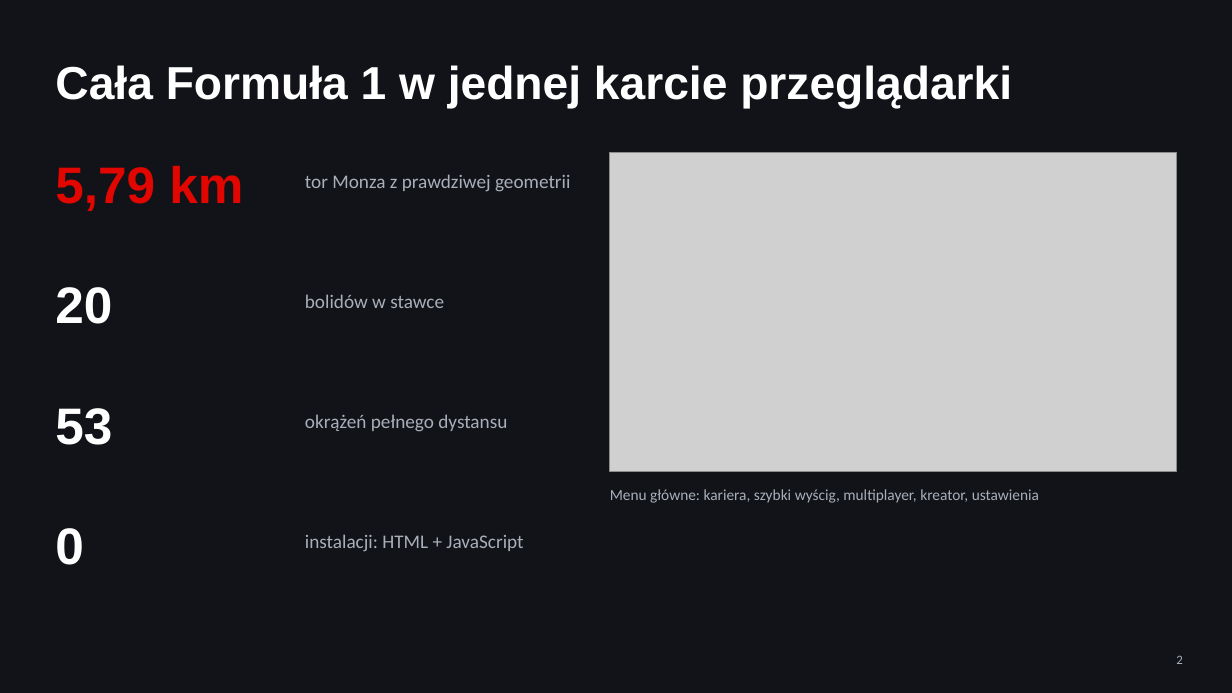
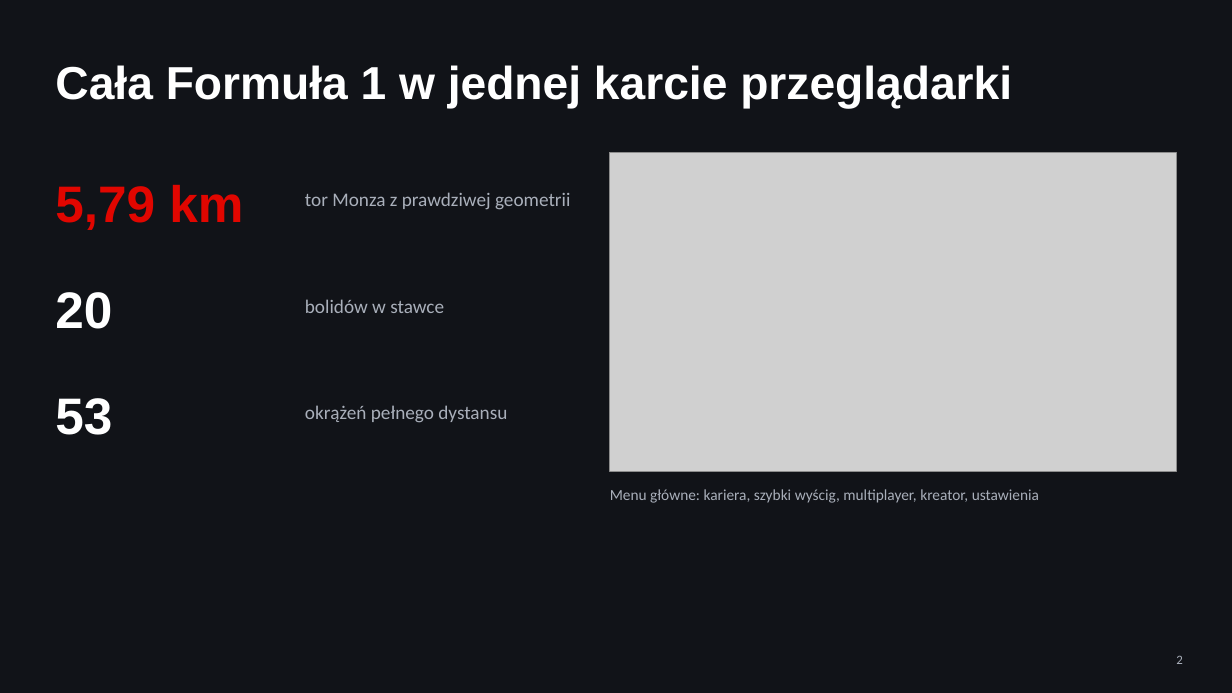
Before and after one commit to danropl/padok-f1, a slide deck: slide 2 of game/docs/WORLD-GP-prezentacja.pptx. Drawn at 1232x693 pixels with LibreOffice and Linux fonts; fonts in the diff are those of the drawing; grey boxes stand for pictures. Boxes give left, top, right and bottom in pixels: in the first picture for what was removed or moved away, otherwise in the second. Text is boxed around its words. In the diff, an @@ line names an element or a change of style, - is before the commit and + after.

```diff
--- a/game/docs/WORLD-GP-prezentacja.pptx
+++ b/game/docs/WORLD-GP-prezentacja.pptx
@@ text "5,79 km": place and size @@
-text "5,79 km" at <box>55,166,243,211</box>
+text "5,79 km" at <box>55,185,243,230</box>
@@ text "tor Monza z prawdziwej geometrii": place and size @@
-text "tor Monza z prawdziwej geometrii" at <box>305,174,570,192</box>
+text "tor Monza z prawdziwej geometrii" at <box>305,192,570,210</box>
@@ text "20": place and size @@
-text "20" at <box>55,287,112,324</box>
+text "20" at <box>55,292,112,329</box>
@@ text "bolidów w stawce": place and size @@
-text "bolidów w stawce" at <box>305,294,444,308</box>
+text "bolidów w stawce" at <box>305,299,444,313</box>
@@ text "53": place and size @@
-text "53" at <box>55,408,112,445</box>
+text "53" at <box>55,398,112,435</box>
@@ text "okrążeń pełnego dystansu": place and size @@
-text "okrążeń pełnego dystansu" at <box>305,414,507,432</box>
+text "okrążeń pełnego dystansu" at <box>305,405,507,423</box>
@@ text removed at <box>55,528,84,565</box> @@
-0
@@ text removed at <box>305,534,523,551</box> @@
-instalacji: HTML + JavaScript
```
